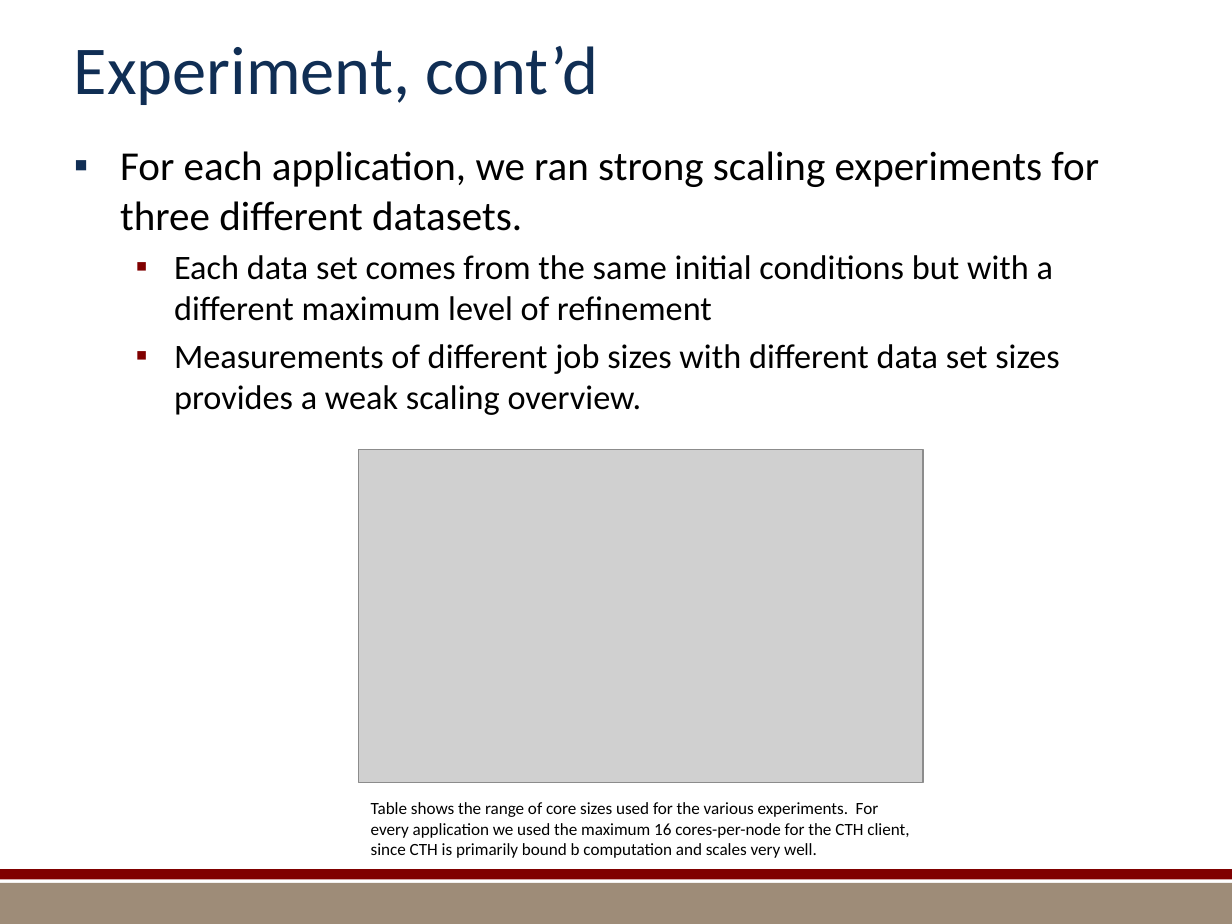
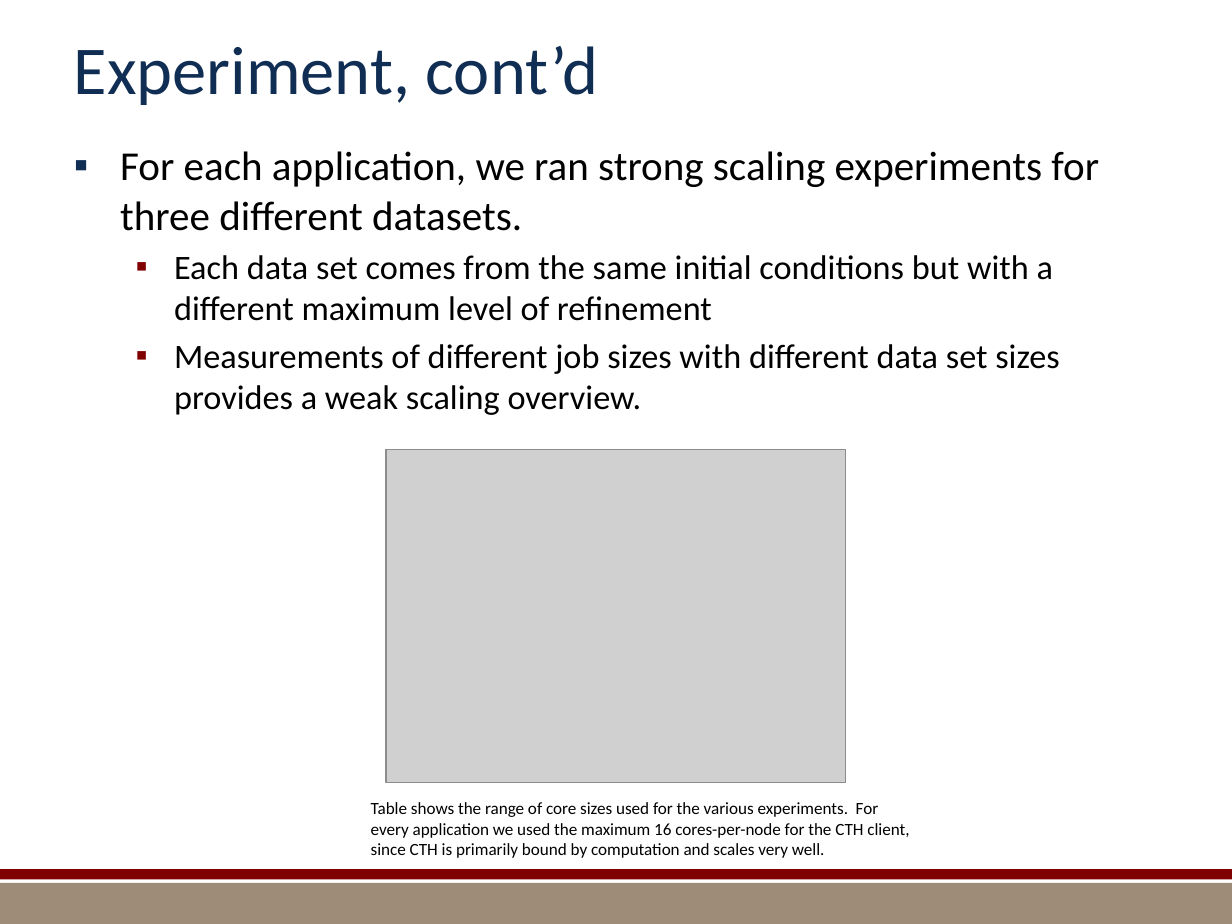
Before and after one commit to kmorel-papers/MilestoneFY13, a slide deck: slide 14 of Summary/SummarySlides.pptx. Drawn at 1232x924 pixels with LibreOffice and Linux fonts; fonts in the diff are those of the drawing; grey boxes stand for pictures; background and template pictures are left out. Boxes give left, top, right and bottom in pixels: in the first picture for what was removed or moved away, otherwise in the second. Text is boxed around its words. In the diff, an @@ line names an element or a change of style, - is before the commit and + after.

```diff
--- a/Summary/SummarySlides.pptx
+++ b/Summary/SummarySlides.pptx
@@ picture: place and size @@
-picture at [359, 450, 923, 782]
+picture at [386, 450, 845, 782]
@@ text at [371, 802, 909, 858]: text changed @@
-Table shows the range of core sizes used for the various experiments. For every application we used the maximum 16 cores-per-node for the CTH client, since CTH is primarily bound b computation and scales very well.
+Table shows the range of core sizes used for the various experiments. For every application we used the maximum 16 cores-per-node for the CTH client, since CTH is primarily bound by computation and scales very well.
```
Also in this commit, not shown: 9 other slides changed, 1 slide added, 1 slide removed, 9 other files.
